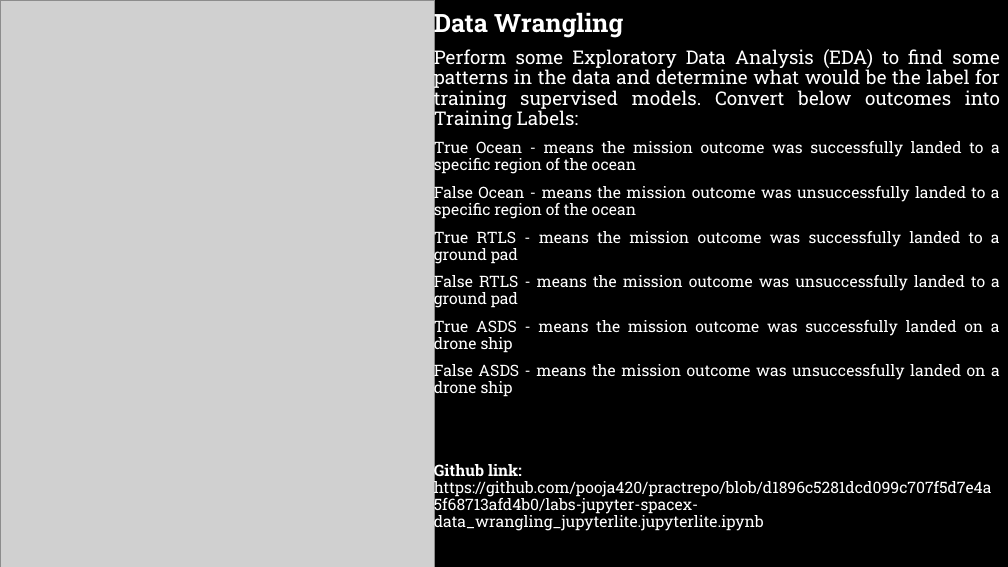
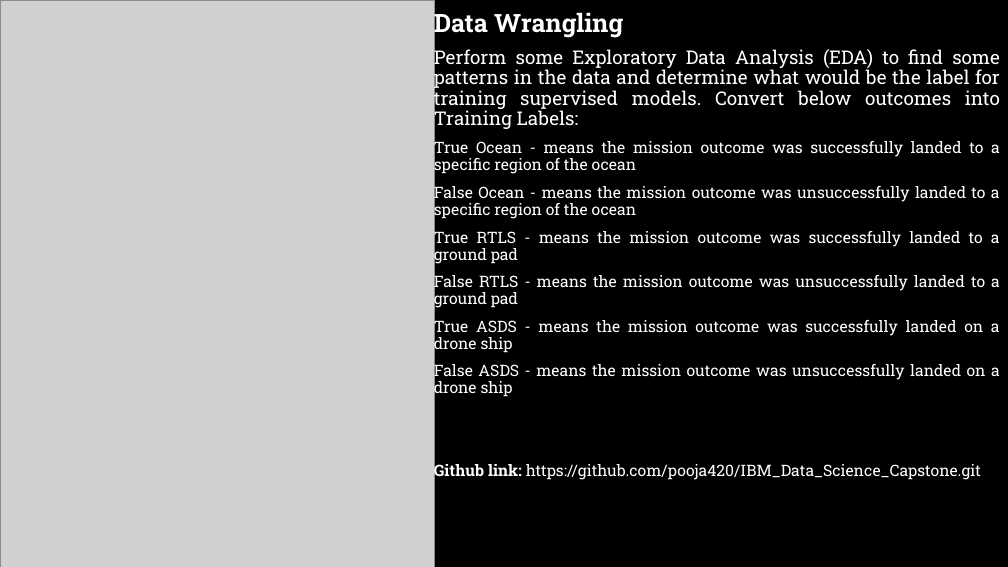
Before and after one commit to pooja420/IBM_Data_Science_Capstone, a slide deck: slide 11 of Space_X_Capstone_20230110.pptx. Drawn at 1008x567 pixels with LibreOffice and Linux fonts; fonts in the diff are those of the drawing; grey boxes stand for pictures. Boxes give left, top, right and bottom in pixels: in the first picture for what was removed or moved away, otherwise in the second. Text is boxed around its words. In the diff, an @@ line names an element or a change of style, - is before the commit and + after.

```diff
--- a/Space_X_Capstone_20230110.pptx
+++ b/Space_X_Capstone_20230110.pptx
@@ subtitle at (434,462,981,481): text changed @@
-Github link: https://github.com/pooja420/practrepo/blob/d1896c5281dcd099c707f5d7e4a5f68713afd4b0/labs-jupyter-spacex-data_wrangling_jupyterlite.jupyterlite.ipynb
+Github link: https://github.com/pooja420/IBM_Data_Science_Capstone.git
```
Also in this commit, not shown: 7 other slides changed.
